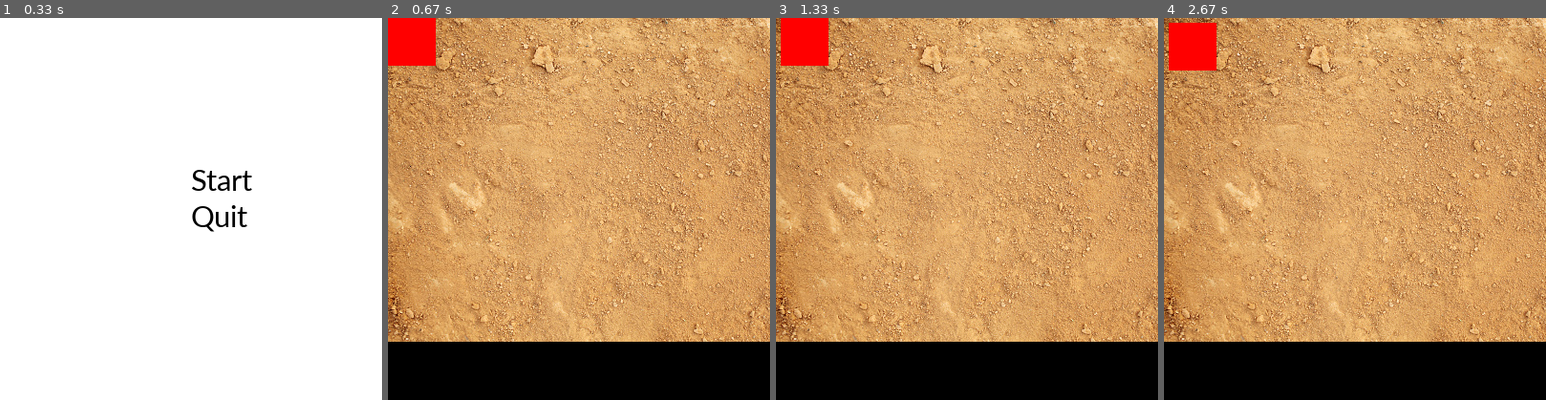
Above: before the commit, frames 1-4 (left to right).
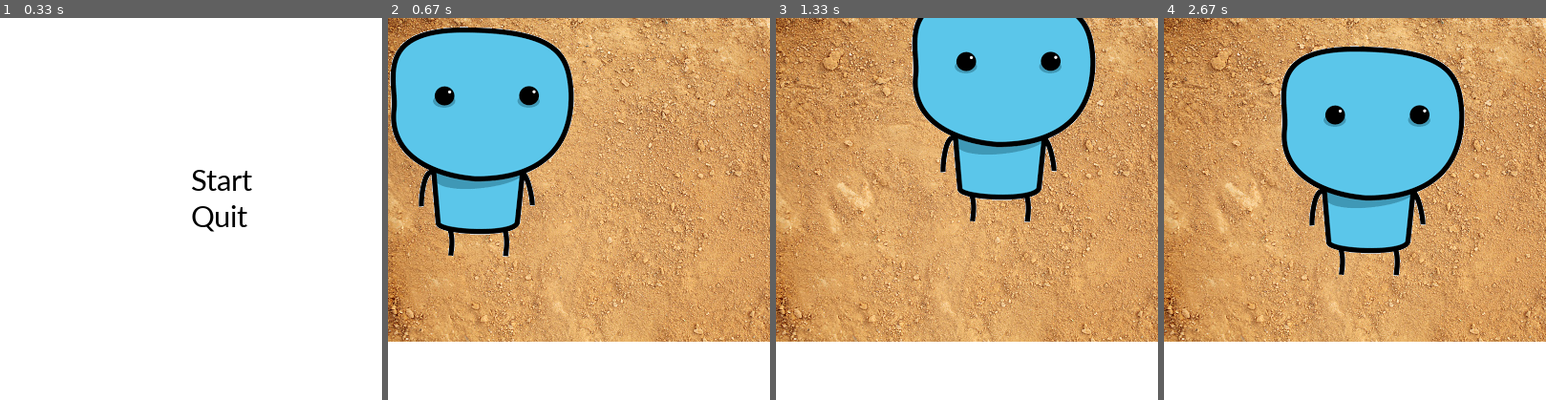
Above: after the commit, the same moments.

Repository: Shiho-c/pygame
Game: pygame game, started from main.py
Same seed, same stepped clock (60 frames per second), same inputs: the game is played once before the commit and once after it.
Inputs:
- Up to frame 1 (0.33 s): no input
- Up to frame 2 (0.67 s): click "Start" at 0.38 s
- Up to frame 3 (1.33 s): hold Right 0.67-1.13 s; hold Up from 1.17 s (still down)
- Up to frame 4 (2.67 s): release Up at 1.47 s; hold Right 1.5-1.97 s; hold Left 2-2.53 s; hold Down from 2.57 s (still down)

Frame 1 is identical in both runs. In frame 2, 36% of the frame differs, in the area x 0-100%, y 0-100%; in frame 3, 35%; in frame 4, 37%, in the area x 0-100%, y 1-100%.

Commit message:
can now hold arrow keys

Diff:
--- a/main.py
+++ b/main.py
@@ -19,7 +19,7 @@
 
 start_button = LabelText("Start", corbel_font, black, window.get_width() / 2, window.get_height() / 2 - 50 )
 quit_button = LabelText("Quit", corbel_font, black, window.get_width() / 2, start_button.get_y() + start_button.get_height() )
-player = rect.Rect((50, 40, 15, 15))
+player = pygame.image.load('resources/player.png')
 playerX, playerY = 0, 0
 movementSpeed = 5
 game_screen = False
@@ -27,18 +27,6 @@
 run = True
 while run:
     for event in pygame.event.get():
-        key = pygame.key.get_pressed()
-        if key[pygame.K_LEFT]:
-           playerX -= movementSpeed
-        if key[pygame.K_RIGHT]:
-           playerX += movementSpeed
-        if key[pygame.K_UP]:
-           playerY -= movementSpeed
-        if key[pygame.K_DOWN]:
-           playerY += movementSpeed
-        if event.type == pygame.QUIT:
-            run = False
-
         if event.type == pygame.MOUSEBUTTONDOWN:
             cursor = pygame.mouse.get_pos()
             if start_button.collision(cursor):
@@ -46,7 +34,17 @@
                 game_screen = True
             elif quit_button.collision(cursor):
                 run = False
-
+    key = pygame.key.get_pressed()
+    if key[pygame.K_LEFT]:
+        playerX -= movementSpeed
+    if key[pygame.K_RIGHT]:
+        playerX += movementSpeed
+    if key[pygame.K_UP]:
+        playerY -= movementSpeed
+    if key[pygame.K_DOWN]:
+        playerY += movementSpeed
+    if event.type == pygame.QUIT:
+        run = False
     if playerY >= 400:
         playerY -= 1
     elif playerY < 0:
@@ -56,12 +54,14 @@
     elif playerX < 0:
         playerX += 1
 
-    window.fill(background)
-    window.blit(start_button.surface(), (start_button.get_x(), start_button.get_y()))
-    window.blit(quit_button.surface(), (quit_button.get_x(), quit_button.get_y()))
     if game_screen:
         window.blit(game_screenBackground, game_screenBackground.get_rect())
-        pygame.draw.rect(window, (255, 0, 0), (playerX, playerY, 50, 50))
+        window.blit(player, (playerX, playerY))
+        #pygame.draw.rect(window, (255, 0, 0), (playerX, playerY, 50, 50))
+    else:
+        window.fill(background)
+        window.blit(start_button.surface(), (start_button.get_x(), start_button.get_y()))
+        window.blit(quit_button.surface(), (quit_button.get_x(), quit_button.get_y()))
     clock.tick(60)
     pygame.display.update()
 
Binary file added: resources/player.png
